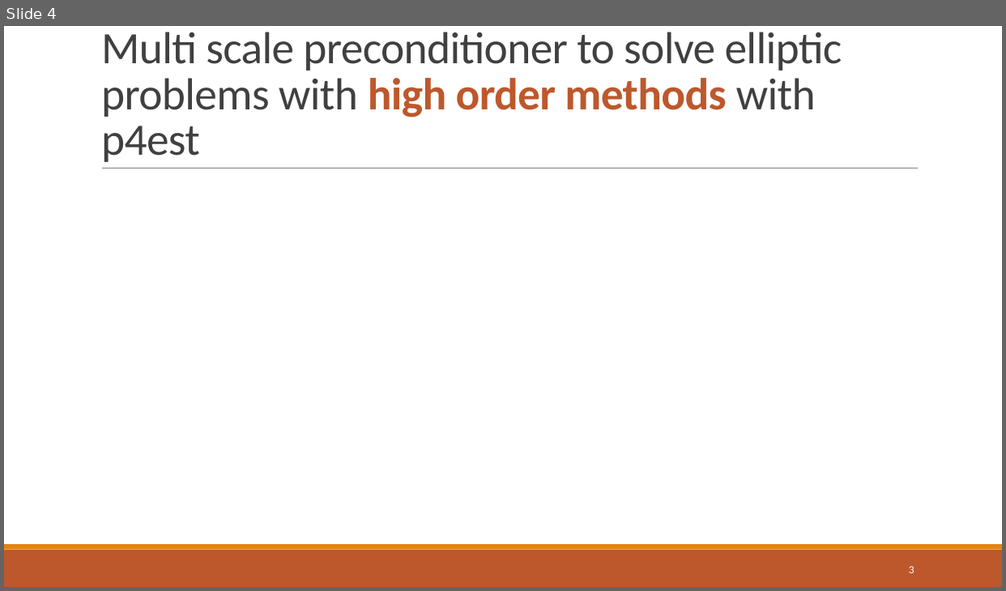
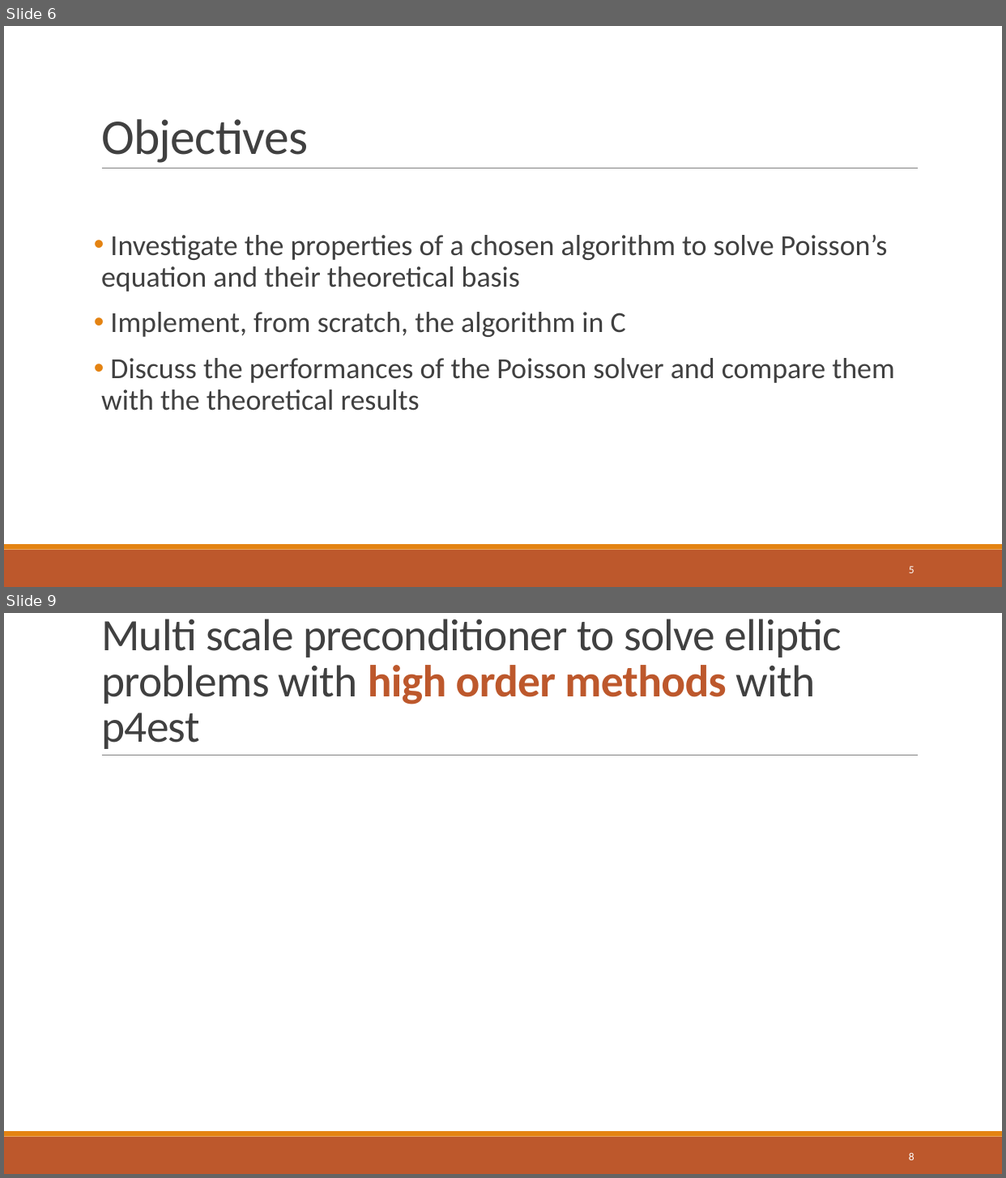
Before and after one commit to dweicker/pres, a slide deck: thesis.pptx. Shown one above the other, each under a label of ours: slide 4 before the commit, slides 6 and 9 after it; the slides between them are not shown. The pictures are 1006x591 and 1006x1178 pixels, drawn with LibreOffice and Linux fonts; fonts in the diff are those of the drawing. Boxes give left, top, right and bottom in pixels: in the first picture for what was removed or moved away, otherwise in the second. Text is boxed around its words. In the diff, an @@ line names an element or a change of style, - is before the commit and + after.

```diff
--- a/thesis.pptx
+++ b/thesis.pptx
@@ slide 6 added at <box>4,26,1002,587</box>, background #FFFFFF; not listed: 3 template elements that a slide beside it also shows @@
@@ title added at <box>101,119,308,163</box>, 48 pt, text #404040 @@
+Objectives
@@ text added at <box>101,235,894,411</box>, 28 pt, text #404040 @@
+• Investigate the properties of a chosen algorithm to solve Poisson’s equation and their theoretical basis
+• Implement, from scratch, the algorithm in C
+• Discuss the performances of the Poisson solver and compare them with the theoretical results
@@ page number added at <box>909,566,914,574</box>, 10.5 pt, text #FFFFFF @@
+5
@@ what was slide 4 is now slide 9 @@
@@ page number at <box>909,1153,914,1161</box>: text changed @@
-3
+8
```
Also in this commit, not shown: 3 slides changed, 4 other slides added, 4 other files.
